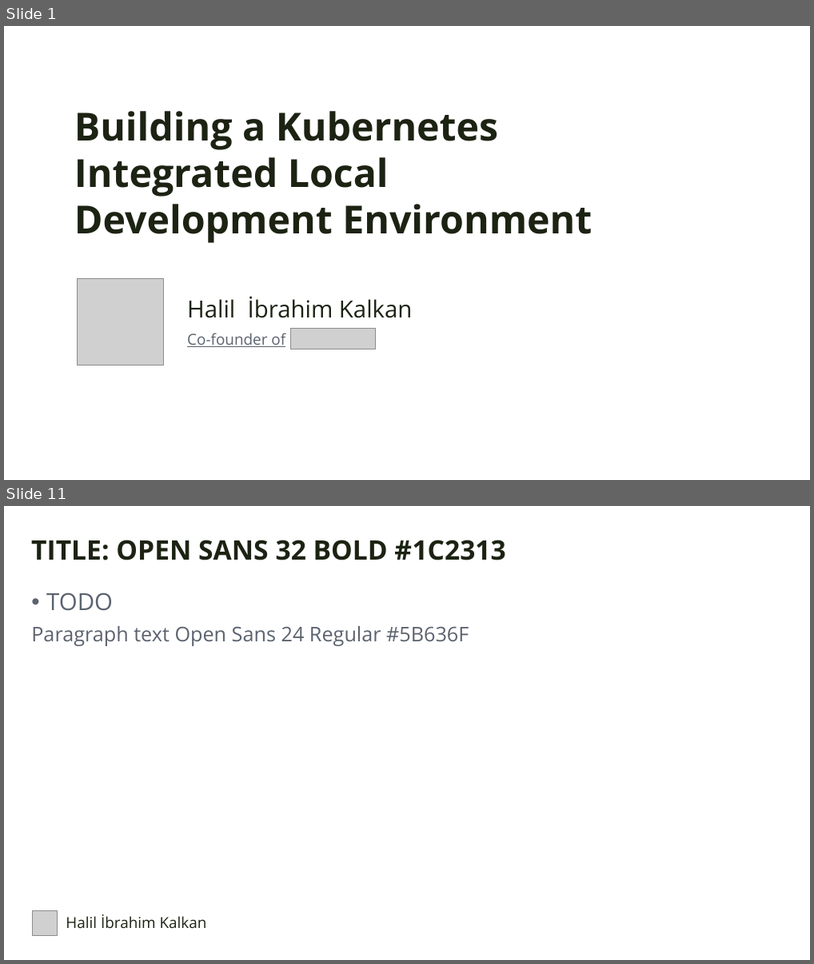
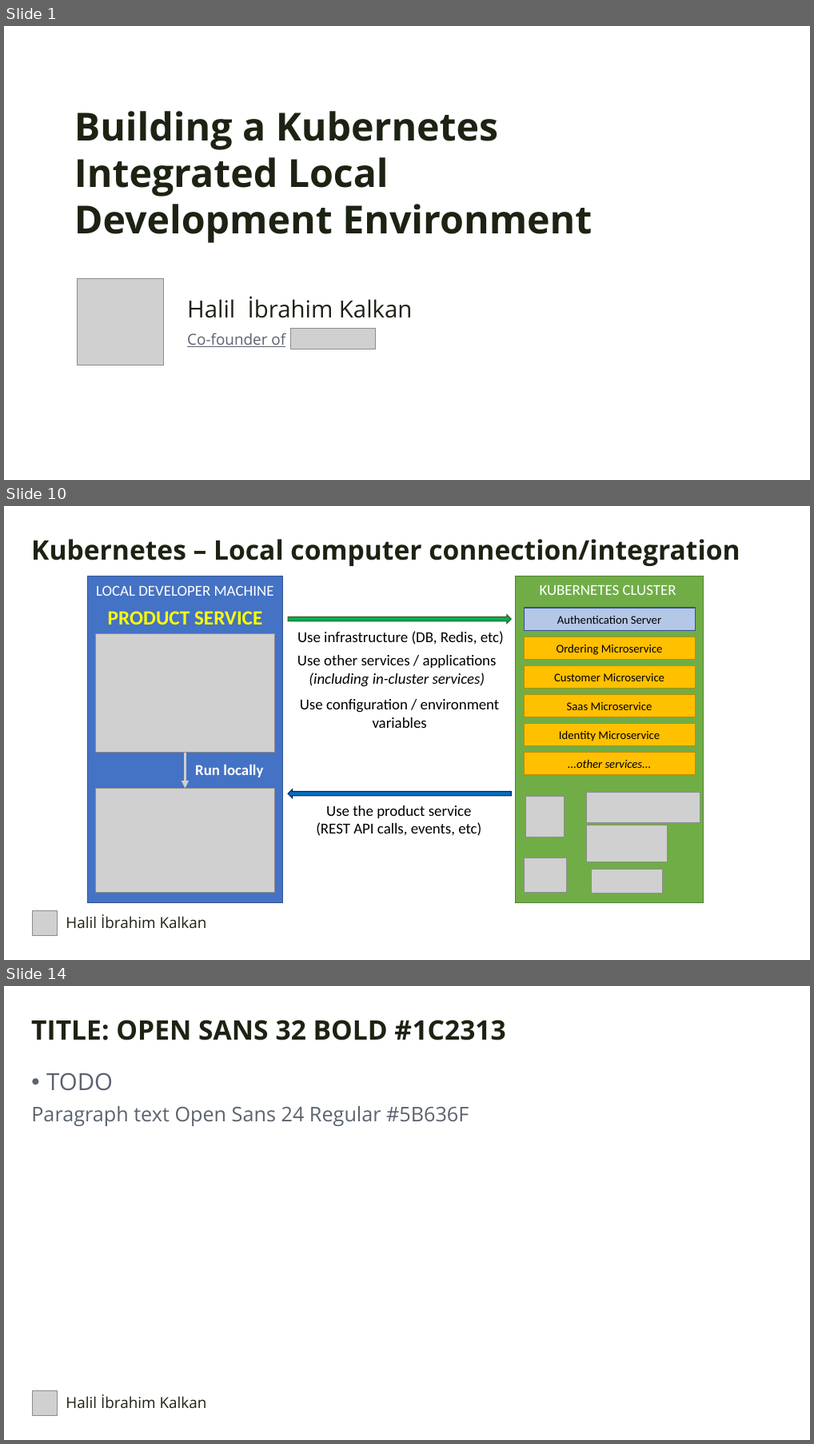
Before and after one commit to hikalkan/presentations, a slide deck: 2023-10-07 Devnot Kubernetes Integrated Development/KubernetesIntegratedDevelopment2023.pptx. Shown one above the other, each under a label of ours: slides 1 and 11 before the commit, slides 1, 10 and 14 after it; the slides between them are not shown. The pictures are 814x964 and 814x1444 pixels, drawn with LibreOffice and Linux fonts; fonts in the diff are those of the drawing; grey boxes stand for pictures; background and template pictures are left out. Boxes give left, top, right and bottom in pixels: in the first picture for what was removed or moved away, otherwise in the second. Text is boxed around its words. In the diff, an @@ line names an element or a change of style, - is before the commit and + after.

```diff
--- a/2023-10-07 Devnot Kubernetes Integrated Development/KubernetesIntegratedDevelopment2023.pptx
+++ b/2023-10-07 Devnot Kubernetes Integrated Development/KubernetesIntegratedDevelopment2023.pptx
@@ slide 10 added at box(4, 506, 810, 960), background picture (left out) @@
@@ text added at box(31, 539, 740, 566), 32 pt, text #1C2313, bold @@
+Kubernetes – Local computer connection/integration
@@ rectangle added at box(87, 576, 283, 903), fill #4472C4, outline #325491 1 pt @@
@@ rectangle added at box(516, 576, 703, 903), fill #70AD47, outline #538035 1 pt @@
@@ text added at box(96, 585, 274, 596), 18 pt, text #FFFFFF @@
+LOCAL DEVELOPER MACHINE
@@ text added at box(540, 584, 677, 595), 18 pt, text #FFFFFF @@
+KUBERNETES CLUSTER
@@ text added at box(108, 611, 262, 624), 24 pt, text #FFFF00, bold @@
+PRODUCT SERVICE
@@ right arrow added at box(288, 615, 511, 624), fill #00B050, outline #385723 1 pt @@
@@ rectangle added at box(524, 608, 695, 631), fill #B4C7E7, outline #325491 1 pt, 14 pt, text #000000 @@
+Authentication Server
@@ picture added at box(95, 634, 274, 752) @@
@@ text added at box(298, 631, 504, 644), 18 pt, text #000000 @@
+Use infrastructure (DB, Redis, etc)
@@ rectangle added at box(524, 636, 695, 660), fill #FFC000, outline #BD8E00 1 pt, 14 pt, text #000000 @@
+Ordering Microservice
@@ text added at box(298, 655, 497, 687), 18 pt, text #000000 @@
+Use other services / applications
+(including in-cluster services)
@@ rectangle added at box(524, 666, 695, 688), fill #FFC000, outline #BD8E00 1 pt, 14 pt, text #000000 @@
+Customer Microservice
@@ rectangle added at box(524, 694, 695, 717), fill #FFC000, outline #BD8E00 1 pt, 14 pt, text #000000 @@
+Saas Microservice
@@ text added at box(300, 699, 500, 728), 18 pt, text #000000 @@
+Use configuration / environment
+variables
@@ rectangle added at box(524, 723, 695, 746), fill #FFC000, outline #BD8E00 1 pt, 14 pt, text #000000 @@
+Identity Microservice
@@ arrow added from (186, 752) to (186, 788), #D0CECE 3 pt @@
@@ text added at box(195, 764, 263, 777), 18 pt, text #FFFFFF, bold @@
+Run locally
@@ rectangle added at box(524, 752, 695, 776), fill #FFC000, outline #BD8E00 1 pt, 14 pt, text #000000, italic @@
+...other services...
@@ picture added at box(95, 788, 274, 892) @@
@@ right arrow added at box(288, 789, 511, 797), fill #0070C0, outline #002060 1 pt @@
@@ picture added at box(587, 792, 700, 822) @@
@@ text added at box(316, 805, 482, 836), 18 pt, text #000000 @@
+Use the product service
+(REST API calls, events, etc)
@@ picture added at box(526, 796, 564, 836) @@
@@ picture added at box(587, 825, 668, 862) @@
@@ picture added at box(524, 857, 566, 892) @@
@@ picture added at box(592, 869, 663, 892) @@
@@ picture added at box(32, 910, 57, 935) @@
@@ text added at box(66, 914, 207, 928), 18 pt, text #1C2313 @@
+Halil İbrahim Kalkan
@@ what was slide 11 is now slide 14 @@
```
Also in this commit, not shown: 1 slide changed, 10 other slides added, 11 slides removed.
